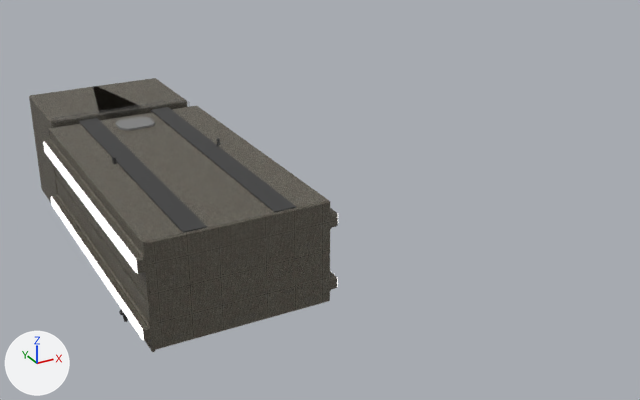
Before and after pictures for a commit that changed the FBX model Assets/Models/Garage/Garage.fbx.
One viewpoint serves both versions: a 50 mm camera at (-30.9, -98.4, 46.2) aimed at (21.4, -3.3, -1.3). The axes (+X, +Y, +Z) are drawn at lower left. The lights are the same throughout. Where no turn or scale is listed for an object, it has been applied to the vertices.
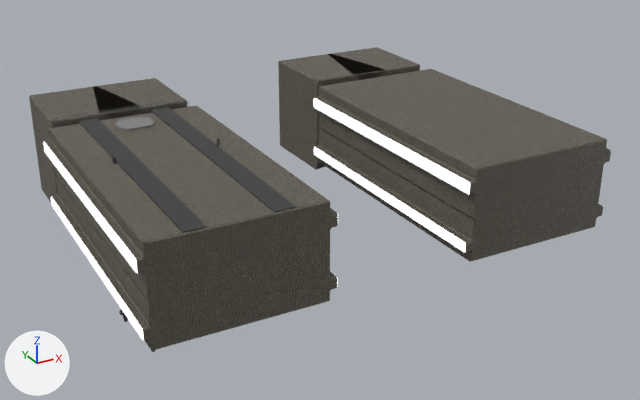
Location of each change, (x1, y1, x2, y2) in pixels of the pictures (640 x 400 px):
'Cube.016', added
    after: (278, 47, 611, 260)
    faces in mat_base_001 (picture img_plate_jpg): (278, 47, 611, 259)
'Cube.024', added
    after: (313, 85, 484, 262)
    faces in mat_base_001 (picture img_plate_jpg): (315, 85, 484, 261)
    faces in mat_light_001 (white #e7e7e7): (313, 98, 470, 253)

The edits, one by one:
Material 'Light.001' (mat_light_001) is new.
Its base color is (0.8, 0.8, 0.8) (white #e7e7e7).
Its emission strength is 1.0.
Material 'Floor.001' (mat_floor_001) is new.
Its base color is (0.8, 0.8, 0.8) (white #e7e7e7).
Material 'Base.001' (mat_base_001) is new.
Its texture is img_plate_jpg.
Mesh me_cube_002 is new.
It has 172 vertices, 157 faces and spans x -10.8..-8.9, y -26.6..10.0, z -1.8..10.0.
Faces by material slot: [119, 30, 8].
It uses material mat_base_001 (picture img_plate_jpg).
It uses material mat_light_001 (white #e7e7e7).
It uses material mat_floor_001 (its picture is missing).
Mesh me_cube_001 is new.
It has 675 vertices, 637 faces and spans x -9.2..10.8, y -26.6..24.5, z -4.0..10.2.
Faces by material slot: [553, 30, 54].
It uses material mat_base_001 (picture img_plate_jpg).
It uses material mat_light_001 (white #e7e7e7).
It uses material mat_floor_001 (its picture is missing).
Object 'Cube.024' (ob_cube_024) is new; it shows me_cube_002.
Its location is (38.3, 0.0, 0.0).
Object 'Cube.016' (ob_cube_016) is new; it shows me_cube_001.
Its location is (38.3, 0.0, 0.0).
